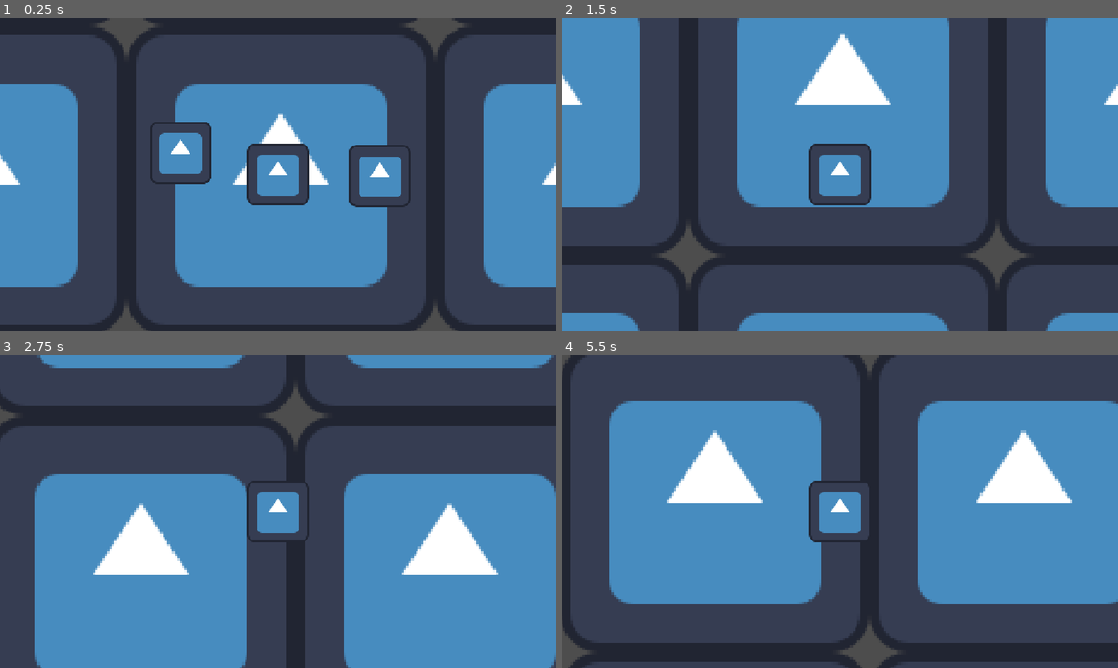
Above: before the commit, frames 1-4 (two rows, left to right).
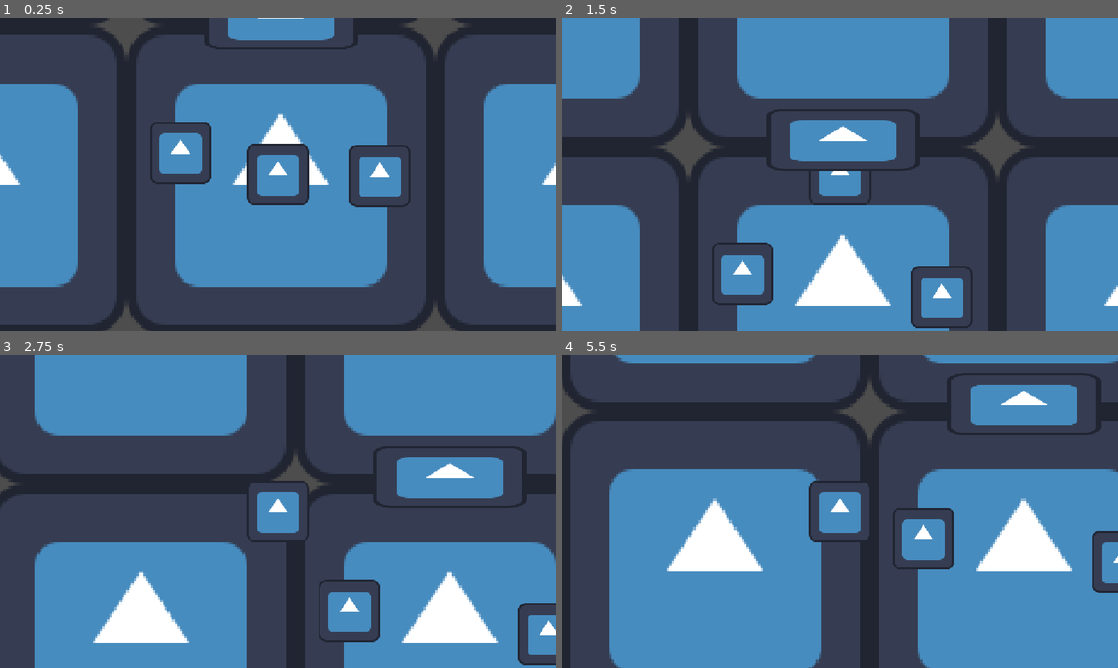
Above: after the commit, the same moments.

Repository: Yatagarasu163/Mini-Jame-Gam-59
Game: Godot game, scene res://Scenes/main_game.tscn
Two runs of this game, one before a commit and one after it. Both use one fixed random seed, a clock stepped at 60 frames per second and the inputs below. The engine's default icon, where the game draws it, is replaced by a stand-in: a white triangle on a blue panel in a dark square.
Inputs:
- Up to frame 1 (0.25 s): no input
- Up to frame 2 (1.5 s): tap Enter at 0.5 s; hold W (move_up) from 0.53 s (still down); tap E (interact, bound only after the commit) at 0.6 s; tap F (mash_f, bound only after the commit) at 0.8, 1.35 s
- Up to frame 3 (2.75 s): tap L (mash_l, bound only after the commit) at 1.55, 2.1 s; release W (move_up) at 2.03 s; hold A (move_left) from 2.03 s (still down); tap E (interact, bound only after the commit) at 2.3 s
- Up to frame 4 (5.5 s): tap E (interact, bound only after the commit) at 2.85, 4.55, 5.1 s; tap F (mash_f, bound only after the commit) at 3.05, 3.6, 5.3 s; release A (move_left) at 3.53 s; hold S (move_down) 3.53-4.28 s; tap L (mash_l, bound only after the commit) at 3.8, 4.35 s; hold D (move_right) 4.28-5.03 s; hold W (move_up) from 5.03 s (still down)

The runs differ from the first frame. In frame 1, 1.9% of the frame differs, in the area x 36-65%, y 0-10%; in frame 2, 49%, in the area x 0-100%, y 0-100%; in frame 3, 45%; in frame 4, 46%.

Commit message:
Factory Machine  done
I made a reusable script for the machine, can just change the randomness value for different process

Diff:
--- /dev/null
+++ b/Code-y Bits/factory_machine.gd
@@ -0,0 +1,51 @@
+extends Node
+
+var machineActive = false
+var currentPress = 0
+var requiredPress = 0
+
+@export var minPresses: int = 10
+@export var maxPresses: int = 20
+var possibleKeys = ["mash_f","mash_g","mash_h","mash_j","mash_k","mash_l"]
+var selectedKeys = ""
+
+
+
+func interact():
+	if machineActive == false:
+		startMiniGame()
+
+func startMiniGame():
+	machineActive = true
+	currentPress = 0
+	chooseRandomKey()
+	requiredPress = randi_range(minPresses,maxPresses)
+	print("Machine Started")
+	print("Required Presses: ", requiredPress)
+	print("Selected Key: ", selectedKeys)
+
+func chooseRandomKey():
+	selectedKeys = possibleKeys.pick_random()
+
+func _process(delta: float) -> void:
+	if machineActive:
+		if Input.is_action_just_pressed(selectedKeys):
+			currentPress += 1
+			print(currentPress, "/", requiredPress)
+			if currentPress >= requiredPress:
+				completeMiniGame()
+
+func completeMiniGame():
+	machineActive = false
+
+	print("Machine Complete!")
+
+
+func _on_interaction_area_body_entered(body: Node2D) -> void:
+	if body.name == "Player":
+		body.get_node("Interaction").setNearbyMachine(self)
+
+
+func _on_interaction_area_body_exited(body: Node2D) -> void:
+	if body.name == "Player":
+		body.get_node("Interaction").notNearMachine()
--- /dev/null
+++ b/Code-y Bits/machineInteraction.gd
@@ -0,0 +1,15 @@
+extends Node
+
+var nearbyMachine = null
+
+# Called every frame. 'delta' is the elapsed time since the previous frame.
+func _process(delta):
+	if Input.is_action_just_pressed("interact"):
+		if nearbyMachine != null:
+			nearbyMachine.interact()
+
+func setNearbyMachine(machine):
+	nearbyMachine = machine
+
+func notNearMachine():
+	nearbyMachine = null
--- /dev/null
+++ b/Prefabs/test_enemy.tscn
@@ -0,0 +1,17 @@
+[gd_scene format=3 uid="uid://cvrejer7q53ep"]
+
+[ext_resource type="Script" uid="uid://b4rh6tqc0bnwu" path="res://Code-y Bits/tomato_damage.gd" id="1_kq84e"]
+[ext_resource type="Texture2D" uid="uid://dkeri6jbh726r" path="res://Sprites and Shid/icon.svg" id="2_vf5t3"]
+
+[sub_resource type="RectangleShape2D" id="RectangleShape2D_13qdw"]
+size = Vector2(126, 119)
+
+[node name="TestEnemy" type="CharacterBody2D" unique_id=1308011806]
+script = ExtResource("1_kq84e")
+
+[node name="Sprite2D" type="Sprite2D" parent="." unique_id=2146619512]
+texture = ExtResource("2_vf5t3")
+
+[node name="CollisionShape2D" type="CollisionShape2D" parent="." unique_id=1640632865]
+position = Vector2(0, 0.5)
+shape = SubResource("RectangleShape2D_13qdw")
--- /dev/null
+++ b/Prefabs/test_machine.tscn
@@ -0,0 +1,31 @@
+[gd_scene format=3 uid="uid://nwbor2efjgho"]
+
+[ext_resource type="Script" uid="uid://dvo2tatodna1t" path="res://Code-y Bits/factory_machine.gd" id="1_o1jb7"]
+[ext_resource type="Texture2D" uid="uid://dkeri6jbh726r" path="res://Sprites and Shid/icon.svg" id="2_bj6cu"]
+
+[sub_resource type="RectangleShape2D" id="RectangleShape2D_b1lj4"]
+size = Vector2(391.19083, 22.353018)
+
+[sub_resource type="RectangleShape2D" id="RectangleShape2D_njqwk"]
+size = Vector2(482, 299)
+
+[node name="TestMachine" type="StaticBody2D" unique_id=1877580678]
+script = ExtResource("1_o1jb7")
+
+[node name="Sprite2D" type="Sprite2D" parent="." unique_id=1522078674]
+scale = Vector2(2.5, 1)
+texture = ExtResource("2_bj6cu")
+
+[node name="CollisionShape2D" type="CollisionShape2D" parent="." unique_id=2018362269]
+position = Vector2(-1, -1.5)
+scale = Vector2(0.80778986, 5.6815586)
+shape = SubResource("RectangleShape2D_b1lj4")
+
+[node name="InteractionArea" type="Area2D" parent="." unique_id=970127621]
+
+[node name="CollisionShape2D" type="CollisionShape2D" parent="InteractionArea" unique_id=1205405099]
+position = Vector2(3, 11.5)
+shape = SubResource("RectangleShape2D_njqwk")
+
+[connection signal="body_entered" from="InteractionArea" to="." method="_on_interaction_area_body_entered"]
+[connection signal="body_exited" from="InteractionArea" to="." method="_on_interaction_area_body_exited"]
--- a/Scenes/main_game.tscn
+++ b/Scenes/main_game.tscn
@@ -5,13 +5,12 @@
 [ext_resource type="PackedScene" uid="uid://dytw8ksyhuym" path="res://Prefabs/player.tscn" id="3_0e3vx"]
 [ext_resource type="Texture2D" uid="uid://dkeri6jbh726r" path="res://Sprites and Shid/icon.svg" id="4_6j5ir"]
 [ext_resource type="Script" uid="uid://brw3klbb2dtxv" path="res://Code-y Bits/Health.gd" id="4_mgc0q"]
-[ext_resource type="Script" uid="uid://b4rh6tqc0bnwu" path="res://Code-y Bits/tomato_damage.gd" id="6_bb2iq"]
+[ext_resource type="Script" uid="uid://bij4x7ec50bix" path="res://Code-y Bits/machineInteraction.gd" id="5_6y7pd"]
+[ext_resource type="PackedScene" uid="uid://cvrejer7q53ep" path="res://Prefabs/test_enemy.tscn" id="7_6y7pd"]
+[ext_resource type="PackedScene" uid="uid://nwbor2efjgho" path="res://Prefabs/test_machine.tscn" id="8_73nn6"]
 
 [sub_resource type="RectangleShape2D" id="RectangleShape2D_xrivr"]
 size = Vector2(128, 129)
-
-[sub_resource type="RectangleShape2D" id="RectangleShape2D_13qdw"]
-size = Vector2(126, 119)
 
 [node name="Main Game" type="Node2D" unique_id=425826221]
 
@@ -31,19 +30,17 @@
 position = Vector2(0, -0.5)
 shape = SubResource("RectangleShape2D_xrivr")
 
+[node name="Interaction" type="Node" parent="Player" unique_id=191862313]
+script = ExtResource("5_6y7pd")
+
 [node name="Icon" type="Sprite2D" parent="." unique_id=1199589798]
 position = Vector2(-208, -57)
 texture = ExtResource("4_6j5ir")
 
-[node name="TestEnemy" type="CharacterBody2D" parent="." unique_id=1272107695]
+[node name="TestEnemy" parent="." unique_id=1308011806 instance=ExtResource("7_6y7pd")]
 position = Vector2(205, -9)
-script = ExtResource("6_bb2iq")
 
-[node name="Sprite2D" type="Sprite2D" parent="TestEnemy" unique_id=240021324]
-texture = ExtResource("4_6j5ir")
-
-[node name="CollisionShape2D" type="CollisionShape2D" parent="TestEnemy" unique_id=376085876]
-position = Vector2(0, 0.5)
-shape = SubResource("RectangleShape2D_13qdw")
+[node name="TestMachine" parent="." unique_id=1877580678 instance=ExtResource("8_73nn6")]
+position = Vector2(0, -335)
 
 [connection signal="body_entered" from="Player/HurtBox" to="Player" method="_on_hurt_box_body_entered"]
--- a/project.godot
+++ b/project.godot
@@ -42,6 +42,46 @@
 "events": [Object(InputEventKey,"resource_local_to_scene":false,"resource_name":"","device":-1,"window_id":0,"alt_press …(192 unchanged characters)…
 ]
 }
+interact={
+"deadzone": 0.2,
+"events": [Object(InputEventKey,"resource_local_to_scene":false,"resource_name":"","device":16,"window_id":0,"alt_pressed":false,"shift_pressed":false,"ctrl_pressed":false,"meta_pressed":false,"pressed":false,"keycode":0,"physical_keycode":69,"key_label":0,"unicode":0,"location":0,"echo":false,"script":null)
+]
+}
+mash_f={
+"deadzone": 0.2,
+"events": [Object(InputEventKey,"resource_local_to_scene":false,"resource_name":"","device":-1,"window_id":0,"alt_pressed":false,"shift_pressed":false,"ctrl_pressed":false,"meta_pressed":false,"pressed":false,"keycode":0,"physical_keycode":70,"key_label":0,"unicode":102,"location":0,"echo":false,"script":null)
+]
+}
+mash_r={
+"deadzone": 0.2,
+"events": [Object(InputEventKey,"resource_local_to_scene":false,"resource_name":"","device":-1,"window_id":0,"alt_pressed":false,"shift_pressed":false,"ctrl_pressed":false,"meta_pressed":false,"pressed":false,"keycode":0,"physical_keycode":82,"key_label":0,"unicode":114,"location":0,"echo":false,"script":null)
+]
+}
+mash_space={
+"deadzone": 0.2,
+"events": [Object(InputEventKey,"resource_local_to_scene":false,"resource_name":"","device":-1,"window_id":0,"alt_pressed":false,"shift_pressed":false,"ctrl_pressed":false,"meta_pressed":false,"pressed":false,"keycode":0,"physical_keycode":32,"key_label":0,"unicode":32,"location":0,"echo":false,"script":null)
+]
+}
+mash_l={
+"deadzone": 0.2,
+"events": [Object(InputEventKey,"resource_local_to_scene":false,"resource_name":"","device":-1,"window_id":0,"alt_pressed":false,"shift_pressed":false,"ctrl_pressed":false,"meta_pressed":false,"pressed":false,"keycode":0,"physical_keycode":76,"key_label":0,"unicode":108,"location":0,"echo":false,"script":null)
+]
+}
+mash_q={
+"deadzone": 0.2,
+"events": [Object(InputEventKey,"resource_local_to_scene":false,"resource_name":"","device":-1,"window_id":0,"alt_pressed":false,"shift_pressed":false,"ctrl_pressed":false,"meta_pressed":false,"pressed":false,"keycode":0,"physical_keycode":81,"key_label":0,"unicode":113,"location":0,"echo":false,"script":null)
+]
+}
+mash_v={
+"deadzone": 0.2,
+"events": [Object(InputEventKey,"resource_local_to_scene":false,"resource_name":"","device":-1,"window_id":0,"alt_pressed":false,"shift_pressed":false,"ctrl_pressed":false,"meta_pressed":false,"pressed":false,"keycode":0,"physical_keycode":86,"key_label":0,"unicode":118,"location":0,"echo":false,"script":null)
+]
+}
+mash_z={
+"deadzone": 0.2,
+"events": [Object(InputEventKey,"resource_local_to_scene":false,"resource_name":"","device":-1,"window_id":0,"alt_pressed":false,"shift_pressed":false,"ctrl_pressed":false,"meta_pressed":false,"pressed":false,"keycode":0,"physical_keycode":90,"key_label":0,"unicode":122,"location":0,"echo":false,"script":null)
+]
+}
 
 [physics]
 
Not shown, added: Code-y Bits/factory_machine.gd.uid
Not shown, added: Code-y Bits/machineInteraction.gd.uid
